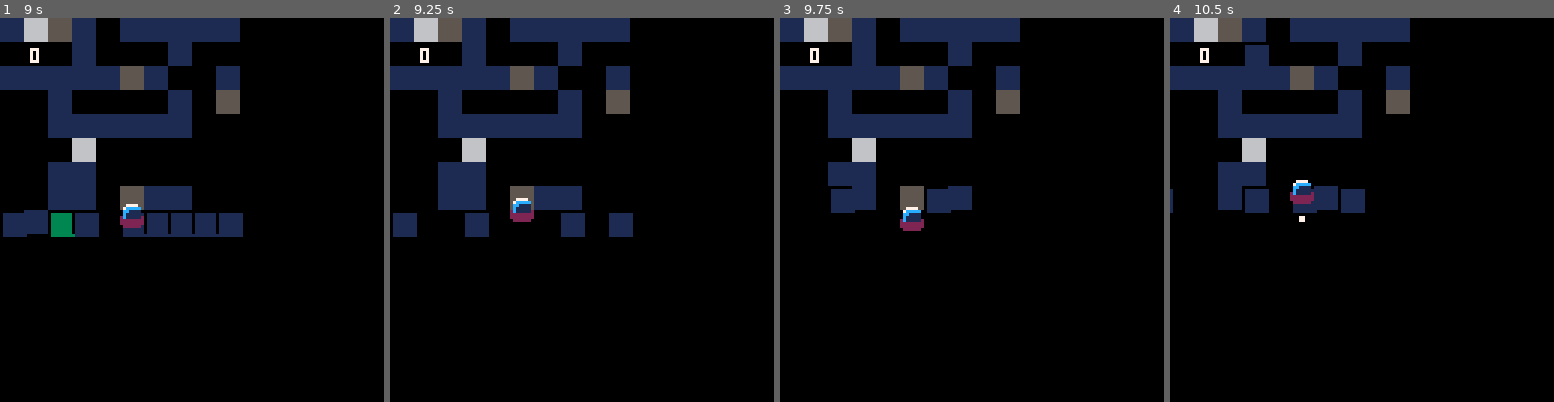
Above: before the commit, frames 1-4 (left to right).
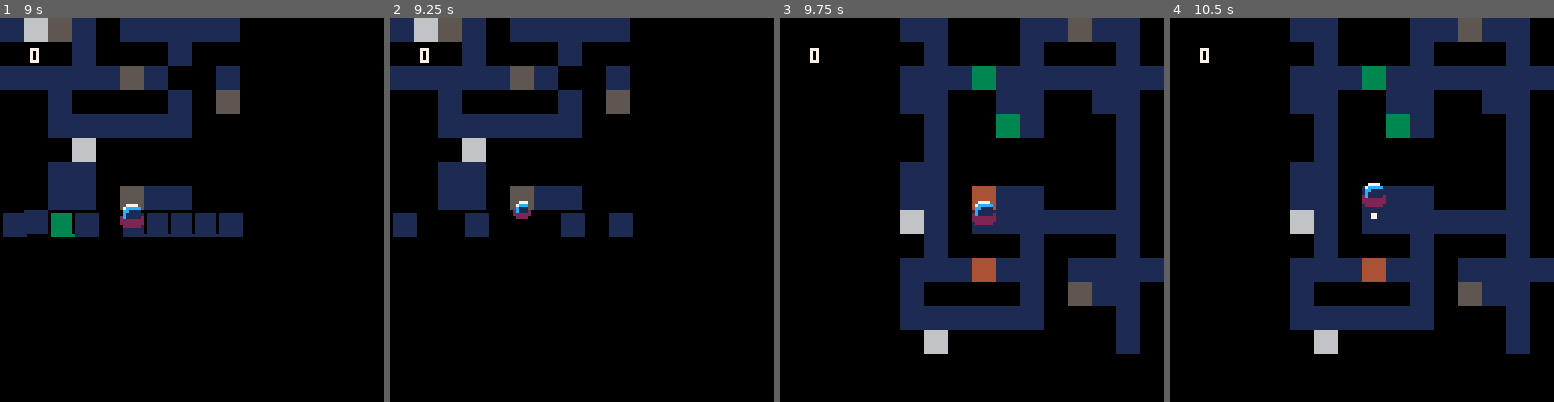
Above: after the commit, the same moments.

Repository: t-mw/superstar
Game: PICO-8 cartridge ld43.p8
Two runs of this game, one before a commit and one after it. Both use one fixed random seed, a clock stepped at 60 frames per second and the inputs below.
Inputs:
- Up to frame 1 (9 s): tap X (X key) at 0.33, 1.07, 1.85, 2.97, 4.08, 5.2, 6.32, 7.43, 8.55 s; tap O (Z key) at 0.7, 1.7, 2.1, 2.5, 2.9, 3.3, 3.7, 4.1, 4.5, 4.9, 5.3, 5.7, 6.1, 6.5, 6.9, 7.3, 7.7, 8.1, 8.5, 8.9 s; hold Right 1.6-2.1 s; hold Up 2.15-2.42 s; hold Right 2.47-3.03 s; hold Left 3.08-3.58 s; hold Down 3.63-3.97 s; hold Right 4.02-4.68 s; hold Up 4.73-5.03 s; hold Left 5.08-5.68 s; hold Down 5.73-6.03 s; hold Right 6.08-6.58 s; hold Right 6.63-7.13 s; hold Up 7.18-7.45 s; hold Right 7.5-8.07 s; hold Left 8.12-8.62 s; hold Down from 8.67 s (still down)
- Up to frame 2 (9.25 s): release Down at 9 s; hold Right from 9.05 s (still down)
- Up to frame 3 (9.75 s): tap O (Z key) at 9.3, 9.7 s; tap X (X key) at 9.67 s; release Right at 9.72 s
- Up to frame 4 (10.5 s): hold Up 9.77-10.07 s; tap O (Z key) at 10.1 s; hold Left from 10.12 s (still down)

Frame 1 is identical in both runs. In frame 2, 0.2% of the frame differs, in the area x 31-38%, y 46-54%; in frame 3, 39%, in the area x 0-100%, y 0-88%; in frame 4, 38%.

Commit message:
Add game over screen

Diff:
--- a/ld43.p8
+++ b/ld43.p8
@@ -12,8 +12,9 @@
 local max_collapse_timer = 50
 local max_recent_score_timer = 20
 local max_tile_collapse_timer = 40
-
-local state
+local game_over_show_time = 20
+
+local state = nil
 
 local tile_types = {
    solid = 0,
@@ -177,6 +178,7 @@
       collapsing_ty = map_size.height,
       collapse_timer = max_collapse_timer,
       collapse_speed = 1,
+      game_over_time = -1,
       player = {
          input_dir = -1,
          move_timer = max_move_timer,
@@ -330,7 +332,7 @@
 end
 
 function _update()
-   if not state then
+   if not state or (state.game_over_time >= 0 and btnp(5)) then
       state = create_state()
    end
 
@@ -381,6 +383,11 @@
               if state.time - collapsing_tile.time < max_tile_collapse_timer then
                  add(collapsing_tiles, collapsing_tile)
               else
+                 local player_tx, player_ty = get_current_player_tile(player)
+                 if player_tx == collapsing_tile.tx and player_ty == collapsing_tile.ty then
+                    state.game_over_time = state.time
+                 end
+
                  local idx = to_1d_idx(collapsing_tile.tx, collapsing_tile.ty, map_size)
                  map[idx] = tile_types.solid
               end
@@ -394,6 +401,10 @@
               end
    end)
    state.recent_scores = recent_scores
+
+   if state.game_over_time >= 0 then
+      return
+   end
 
    for dir = 0, 3 do
       if btnp(dir) then
@@ -429,9 +440,11 @@
       rectfill(x0, y0, x1, y1, tile_type)
    end
 
-   function draw_tile_sprite(tx, ty, sprite)
+   function draw_tile_sprite(tx, ty, sprite, width, height)
       local x, y = tile_to_screen(tx, ty)
-      spr(sprite, x, y)
+      width = width == nil and 8 or flr(width * 8)
+      height = height == nil and 8 or flr(height * 8)
+      sspr(sprite * 8, 0, 8, 8, x + 4 - flr(width / 2), y + 4 - flr(height / 2), width, height)
    end
 
    local start_x, start_y = screen_to_tile(cam.sx, cam.sy)
@@ -477,7 +490,18 @@
       local ty = lerp(ty0, pos.ty, move_frac)
 
       if i == 1 then
-         draw_tile_sprite(tx, ty - 0.2 + 0.2 * sin(state.time / 30), 3)
+         local w, h = 1, 1
+         if state.game_over_time >= 0 then
+            local frac = max(0, 1 - (state.time - state.game_over_time) / 10)
+            w = frac
+            h = frac
+         end
+
+         draw_tile_sprite(tx, ty - 0.2 + 0.2 * sin(state.time / 30), 3, w, h)
+
+         if state.game_over_time >= 0 then
+            break
+         end
       else
          local tail_item = player.tail[i - 1]
          if tail_item then
@@ -489,7 +513,20 @@
 
    camera(0, 0)
    color(7)
-   print(state.score, 10, 10)
+
+   function hcenter(s)
+      return 64 - #s * 2
+   end
+
+   if state.game_over_time >= 0 and state.time - state.game_over_time > game_over_show_time then
+      local msg = "you scored "..state.score.."!"
+      print(msg, hcenter(msg), 60)
+
+      msg = "❎ to restart"
+      print(msg, hcenter(msg) - 2, 76)
+   else
+      print(state.score, 10, 10)
+   end
 
    foreach(state.recent_scores, function(recent_score)
               local recent_score_frac = max(0, 1 - (state.time - recent_score.time) / max_recent_score_timer)
